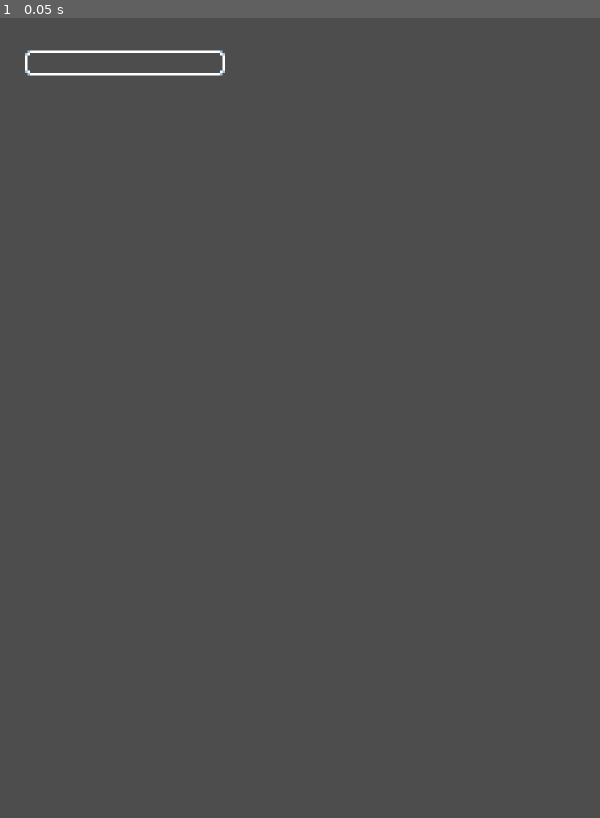
Above: before the commit, frame 1.
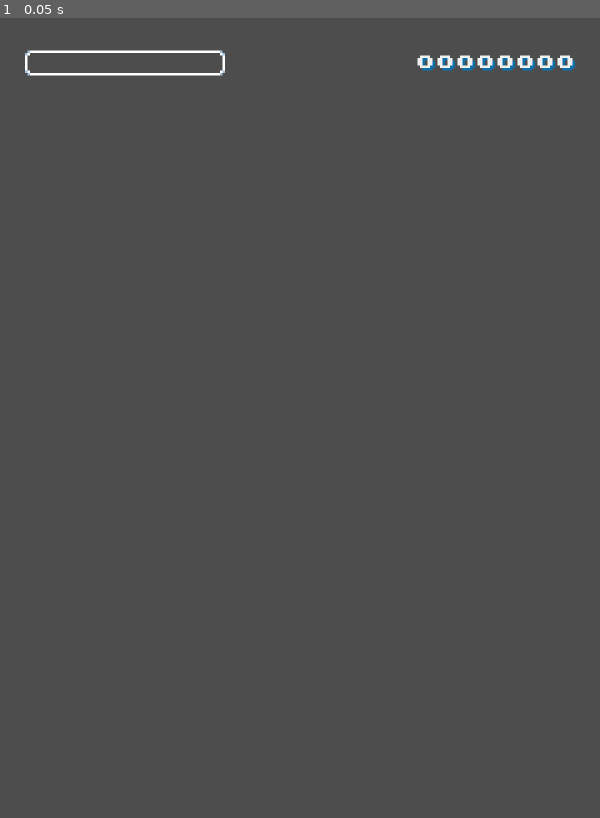
Above: after the commit, the same moment.

Repository: mflash/godotsa2025
Game: Godot game, scene res://ui.tscn
The game is run twice, just before and just after one commit, with the same random seed, the same clock (stepped at 60 frames per second) and the same inputs. The project has no main scene, so this scene is started directly.
Inputs:
- Up to frame 1 (0.05 s): no input

The runs differ from the first frame. In frame 1, 0.4% of the frame differs, in the area x 69-96%, y 4-7%.

Commit message:
Cena de score + código na ui

Diff:
--- /dev/null
+++ b/score_counter.gd
@@ -0,0 +1,20 @@
+extends HBoxContainer
+
+var digit_coords = {
+	1: Vector2(0, 0),
+	2: Vector2(8, 0),
+	3: Vector2(16, 0),
+	4: Vector2(24, 0),
+	5: Vector2(32, 0),
+	6: Vector2(0, 8),
+	7: Vector2(8, 8),
+	8: Vector2(16, 8),
+	9: Vector2(24, 8),
+	0: Vector2(32, 8)
+}
+
+func display_digits(n):
+	var s = "%08d" % n
+	for i in 8:
+		get_child(i).texture.region = Rect2(digit_coords[int(s[i])],
+			Vector2(8, 8))
--- /dev/null
+++ b/score_counter.tscn
@@ -0,0 +1,84 @@
+[gd_scene load_steps=11 format=3 uid="uid://cu7e706o3yjjr"]
+
+[ext_resource type="Script" uid="uid://cwurso1r8anvn" path="res://score_counter.gd" id="1_t7i3n"]
+[ext_resource type="Texture2D" uid="uid://c0lmfobnrs7br" path="res://Mini Pixel Pack 3/UI objects/Number_font (8 x 8).png" id="1_terno"]
+
+[sub_resource type="AtlasTexture" id="AtlasTexture_t7i3n"]
+atlas = ExtResource("1_terno")
+region = Rect2(32, 8, 8, 8)
+
+[sub_resource type="AtlasTexture" id="AtlasTexture_knege"]
+atlas = ExtResource("1_terno")
+region = Rect2(32, 8, 8, 8)
+
+[sub_resource type="AtlasTexture" id="AtlasTexture_qa8aw"]
+atlas = ExtResource("1_terno")
+region = Rect2(32, 8, 8, 8)
+
+[sub_resource type="AtlasTexture" id="AtlasTexture_pd82r"]
+atlas = ExtResource("1_terno")
+region = Rect2(32, 8, 8, 8)
+
+[sub_resource type="AtlasTexture" id="AtlasTexture_j44f5"]
+atlas = ExtResource("1_terno")
+region = Rect2(32, 8, 8, 8)
+
+[sub_resource type="AtlasTexture" id="AtlasTexture_emiqc"]
+atlas = ExtResource("1_terno")
+region = Rect2(32, 8, 8, 8)
+
+[sub_resource type="AtlasTexture" id="AtlasTexture_inuy1"]
+atlas = ExtResource("1_terno")
+region = Rect2(32, 8, 8, 8)
+
+[sub_resource type="AtlasTexture" id="AtlasTexture_ke503"]
+atlas = ExtResource("1_terno")
+region = Rect2(32, 8, 8, 8)
+
+[node name="ScoreCounter" type="HBoxContainer"]
+anchors_preset = 10
+anchor_right = 1.0
+grow_horizontal = 2
+theme_override_constants/separation = 0
+alignment = 2
+script = ExtResource("1_t7i3n")
+
+[node name="Digit0" type="TextureRect" parent="."]
+layout_mode = 2
+texture = SubResource("AtlasTexture_t7i3n")
+stretch_mode = 5
+
+[node name="Digit1" type="TextureRect" parent="."]
+layout_mode = 2
+texture = SubResource("AtlasTexture_knege")
+stretch_mode = 5
+
+[node name="Digit2" type="TextureRect" parent="."]
+layout_mode = 2
+texture = SubResource("AtlasTexture_qa8aw")
+stretch_mode = 5
+
+[node name="Digit3" type="TextureRect" parent="."]
+layout_mode = 2
+texture = SubResource("AtlasTexture_pd82r")
+stretch_mode = 5
+
+[node name="Digit4" type="TextureRect" parent="."]
+layout_mode = 2
+texture = SubResource("AtlasTexture_j44f5")
+stretch_mode = 5
+
+[node name="Digit5" type="TextureRect" parent="."]
+layout_mode = 2
+texture = SubResource("AtlasTexture_emiqc")
+stretch_mode = 5
+
+[node name="Digit6" type="TextureRect" parent="."]
+layout_mode = 2
+texture = SubResource("AtlasTexture_inuy1")
+stretch_mode = 5
+
+[node name="Digit7" type="TextureRect" parent="."]
+layout_mode = 2
+texture = SubResource("AtlasTexture_ke503")
+stretch_mode = 5
--- /dev/null
+++ b/ui.gd
@@ -0,0 +1,12 @@
+extends MarginContainer
+
+@onready var shield_bar = $HBoxContainer/ShieldBar
+@onready var score_counter = $ScoreCounter
+
+func update_score(value):
+	score_counter.display_digits(value)
+
+
+func update_shield(max_value, value):
+	shield_bar.max_value = max_value
+	shield_bar.value = value
--- a/ui.tscn
+++ b/ui.tscn
@@ -1,7 +1,9 @@
-[gd_scene load_steps=3 format=3 uid="uid://qhrh1aos585j"]
+[gd_scene load_steps=5 format=3 uid="uid://qhrh1aos585j"]
 
 [ext_resource type="Texture2D" uid="uid://bw0w6ph525doc" path="res://bar_background.png" id="1_m6e0p"]
+[ext_resource type="Script" uid="uid://4i8jpg211gvd" path="res://ui.gd" id="1_nltto"]
 [ext_resource type="Texture2D" uid="uid://bgb4wmjf4toaq" path="res://bar_foreground.png" id="2_27fn8"]
+[ext_resource type="PackedScene" uid="uid://cu7e706o3yjjr" path="res://score_counter.tscn" id="3_27fn8"]
 
 [node name="UI" type="MarginContainer"]
 anchors_preset = 10
@@ -12,6 +14,7 @@
 theme_override_constants/margin_top = 10
 theme_override_constants/margin_right = 10
 theme_override_constants/margin_bottom = 10
+script = ExtResource("1_nltto")
 
 [node name="HBoxContainer" type="HBoxContainer" parent="."]
 layout_mode = 2
@@ -26,3 +29,6 @@
 stretch_margin_bottom = 3
 texture_under = ExtResource("1_m6e0p")
 texture_progress = ExtResource("2_27fn8")
+
+[node name="ScoreCounter" parent="." instance=ExtResource("3_27fn8")]
+layout_mode = 2
Not shown, added: score_counter.gd.uid
Not shown, added: ui.gd.uid
